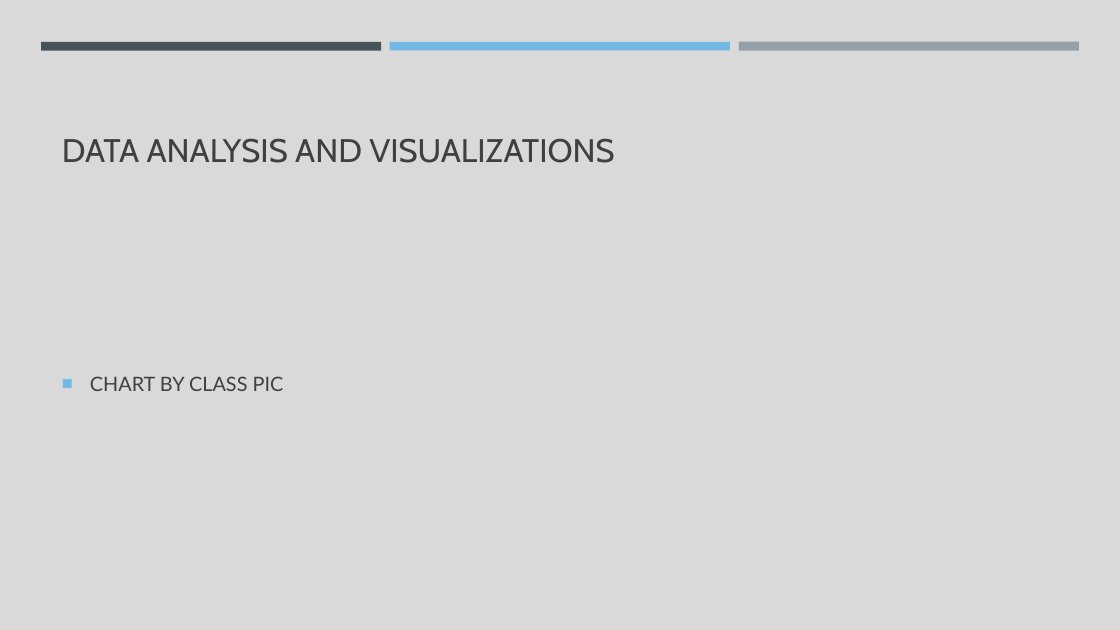
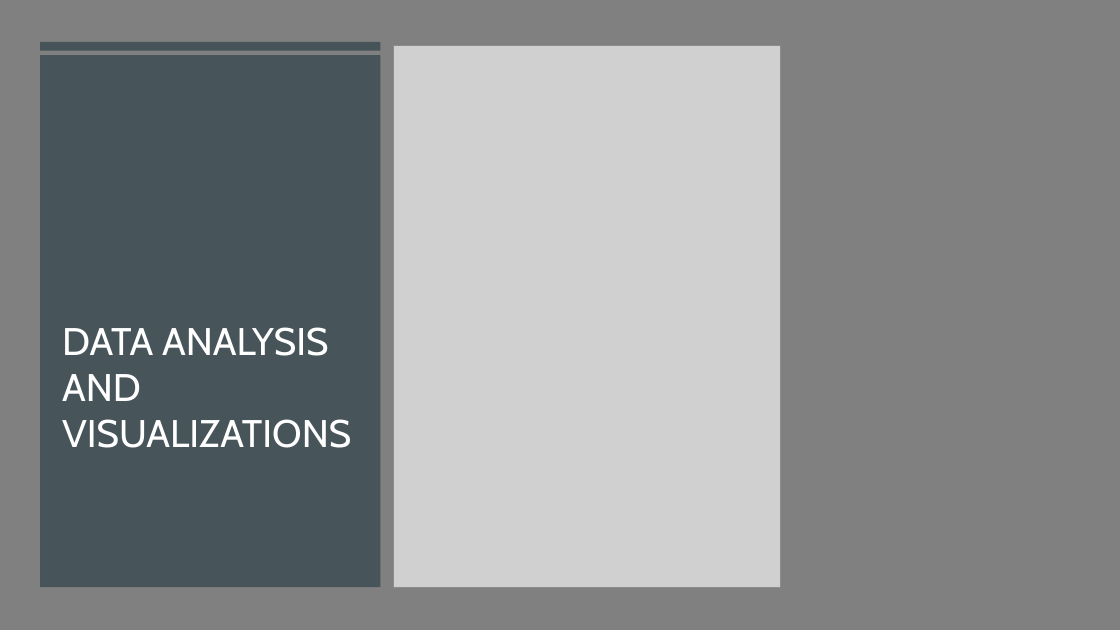
Before and after one commit to CBPher24/Where_has_bigfoot_been, a slide deck: slide 16 of Team 3.pptx. Drawn at 1120x630 pixels with LibreOffice and Linux fonts; fonts in the diff are those of the drawing; grey boxes stand for pictures. Boxes give left, top, right and bottom in pixels: in the first picture for what was removed or moved away, otherwise in the second. Text is boxed around its words. In the diff, an @@ line names an element or a change of style, - is before the commit and + after.

```diff
--- a/Team 3.pptx
+++ b/Team 3.pptx
@@ background #D9D9D9 to #808080 @@
@@ rectangle added at box(0, 0, 1120, 630), fill #808080 @@
@@ rectangle added at box(40, 55, 381, 587), fill #465359 at 97% opacity @@
@@ rectangle added at box(40, 42, 381, 50), fill #465359 @@
@@ rectangle removed at box(41, 42, 381, 50) @@
@@ rectangle removed at box(390, 42, 730, 50) @@
@@ picture added at box(394, 45, 781, 587) @@
@@ rectangle removed at box(739, 42, 1079, 51) @@
@@ title "DATA ANALYSIS AND VISUALIZATIONS": place and size @@
-title "DATA ANALYSIS AND VISUALIZATIONS" at box(62, 138, 614, 163)
+title "DATA ANALYSIS AND VISUALIZATIONS" at box(62, 327, 351, 448)
@@ title "DATA ANALYSIS AND VISUALIZATIONS" at box(62, 327, 351, 448): size 28 to 33 pt, text colour #404040 to #FFFFFF @@
@@ text removed at box(90, 376, 284, 391) @@
-■ CHART BY CLASS PIC
```
Also in this commit, not shown: 9 other slides changed, 3 slides added, 15 other files.
